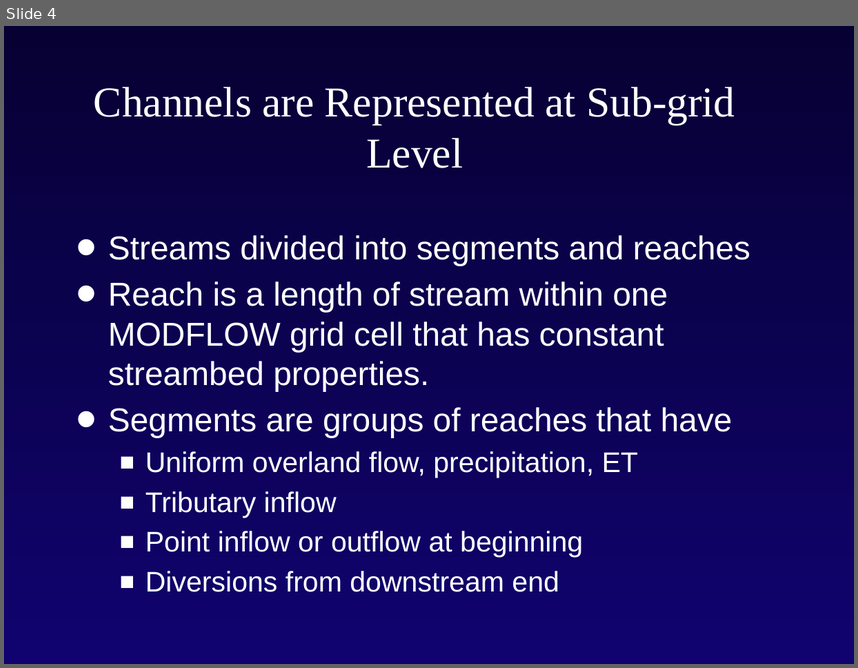
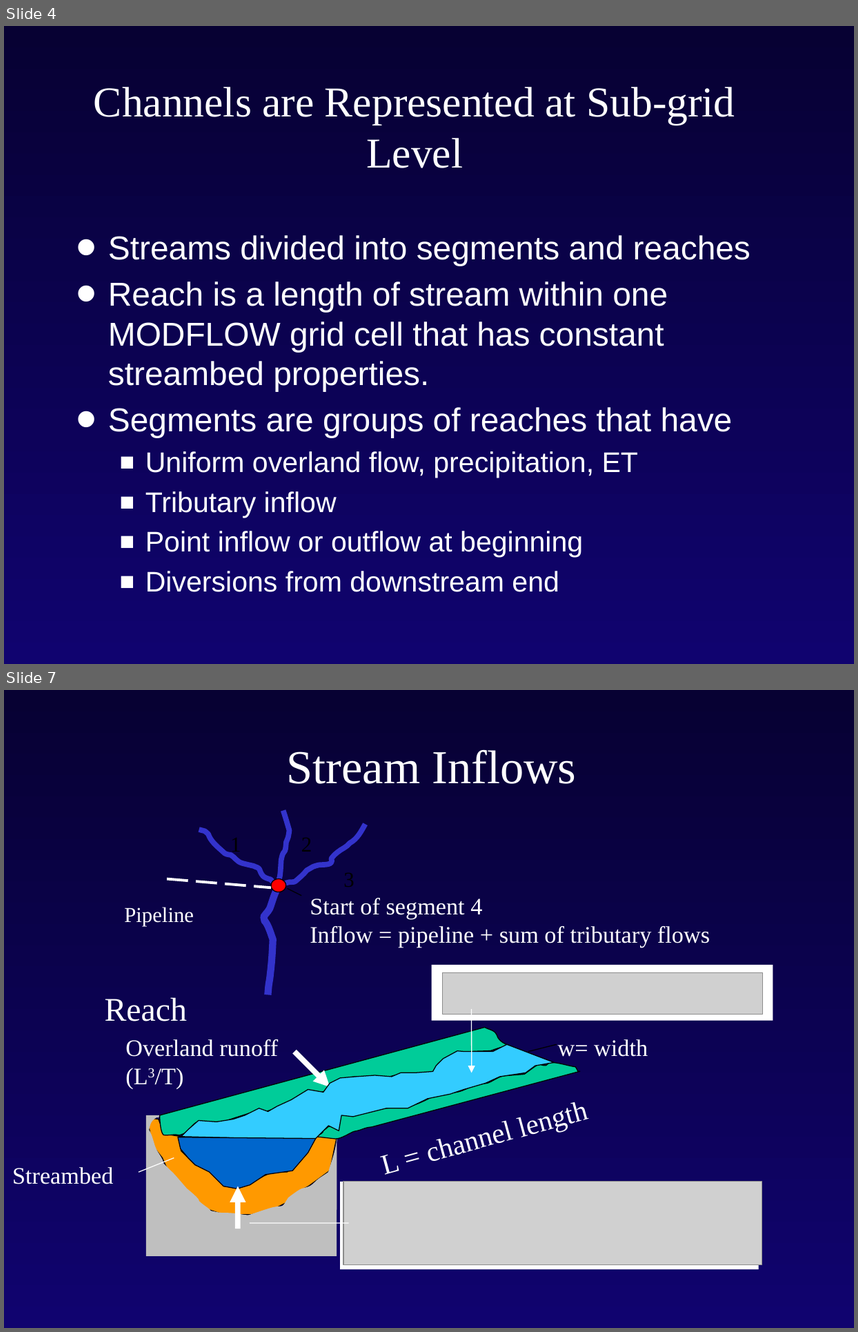
Before and after one commit to rniswon/gsflowID2447_classrepo, a slide deck: presentations/Niswonger/Intro_modflow_D.pptx. Shown one above the other, each under a label of ours: slide 4 before the commit, slides 4 and 7 after it; the slides between them are not shown. The pictures are 858x668 and 858x1332 pixels, drawn with LibreOffice and Linux fonts; fonts in the diff are those of the drawing; grey boxes stand for pictures; background and template pictures are left out. Boxes give left, top, right and bottom in pixels: in the first picture for what was removed or moved away, otherwise in the second. Text is boxed around its words. In the diff, an @@ line names an element or a change of style, - is before the commit and + after.

```diff
--- a/presentations/Niswonger/Intro_modflow_D.pptx
+++ b/presentations/Niswonger/Intro_modflow_D.pptx
@@ slide 7 added at (4, 690, 854, 1328), background gradient #070133 to #10036F @@
@@ title added at (287, 750, 576, 784), 40 pt, text #FFFFFF @@
+Stream Inflows
@@ text added at (293, 826, 322, 860), 18 pt, text #000000 @@
+2
@@ text added at (230, 838, 241, 856), 18 pt, text #000000 @@
+1
@@ group added at (168, 811, 366, 994): 4 freeform shapes, 1 ellipse, 1 line @@
@@ line added from (287, 888) to (301, 896), #000000 0.75 pt @@
@@ text added at (124, 907, 194, 926), 18 pt, text #FFFFFF @@
+Pipeline
@@ text added at (310, 898, 710, 947), 20 pt, text #FFFFFF @@
+Start of segment 4
+Inflow = pipeline + sum of tributary flows
@@ rectangle added at (432, 965, 773, 1021), fill #FFFFFF @@
@@ picture added at (443, 972, 763, 1014) @@
@@ text added at (105, 997, 188, 1021), 28 pt, text #FFFFFF @@
+Reach
@@ arrow added from (472, 1009) to (472, 1072), #FFFFFF 0.75 pt @@
@@ text added at (125, 1039, 278, 1089), 20 pt, text #FFFFFF @@
+Overland runoff
+(L3/T)
@@ freeform shape added at (159, 1027, 510, 1138), fill #00CC99, outline #000000 0.75 pt @@
@@ text added at (558, 1039, 648, 1056), 20 pt, text #FFFFFF @@
+w= width
@@ freeform shape added at (181, 1045, 554, 1140), fill #33CCFF, outline #000000 0.75 pt @@
@@ arrow added from (294, 1052) to (330, 1087), #FFFFFF 4.5 pt @@
@@ line added from (528, 1052) to (557, 1045), #000000 0.75 pt @@
@@ text added at (148, 1068, 155, 1078), 18 pt, text #000000 @@
+3
@@ freeform shape added at (316, 1063, 580, 1138), fill #00CC99, outline #000000 0.75 pt @@
@@ freeform shape added at (146, 1112, 337, 1256), fill #BFBFBF @@
@@ freeform shape added at (148, 1118, 337, 1214), fill #FF9900, outline #000000 0.75 pt @@
@@ freeform shape added at (179, 1137, 316, 1189), fill #0066CC, outline #000000 0.75 pt @@
@@ freeform shape added at (139, 1158, 174, 1172), outline #FFFFFF 0.75 pt @@
@@ text added at (384, 1154, 401, 1174), 24 pt, text #FFFFFF @@
+L = channel length
@@ text added at (12, 1167, 113, 1184), 20 pt, text #FFFFFF @@
+Streambed
@@ arrow added from (238, 1228) to (238, 1185), #FFFFFF 4.5 pt @@
@@ rectangle added at (340, 1181, 758, 1269), fill #FFFFFF @@
@@ picture added at (343, 1181, 762, 1265) @@
@@ line added from (250, 1223) to (349, 1223), #FFFFFF 0.75 pt @@
```
Also in this commit, not shown: 2 slides changed, 9 other slides added.
